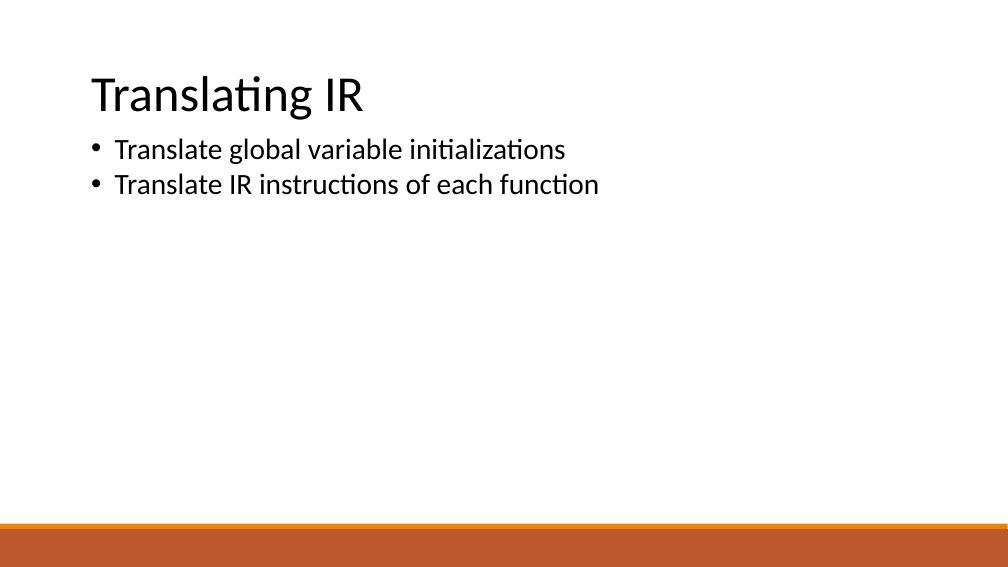
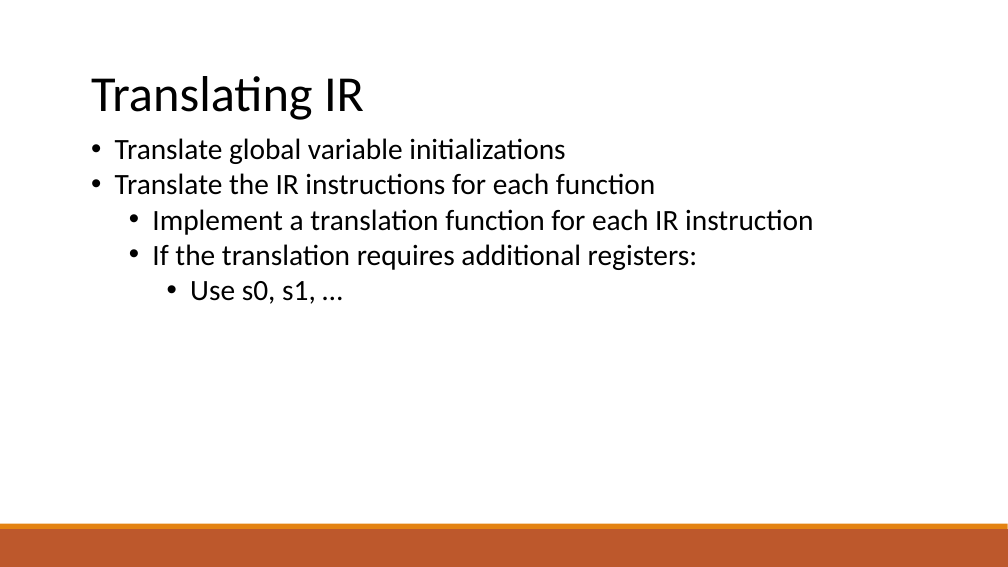
Before and after one commit to raghadzeidan/COMPILATION_TAU_FOR_STUDENTS, a slide deck: slide 32 of new_slides/codegen.pptx. Drawn at 1008x567 pixels with LibreOffice and Linux fonts; fonts in the diff are those of the drawing. Boxes give left, top, right and bottom in pixels: in the first picture for what was removed or moved away, otherwise in the second. Text is boxed around its words. In the diff, an @@ line names an element or a change of style, - is before the commit and + after.

```diff
--- a/new_slides/codegen.pptx
+++ b/new_slides/codegen.pptx
@@ text at bbox=[115, 173, 813, 304]: text changed @@
-• Translate IR instructions of each function
+• Translate the IR instructions for each function
+  • Implement a translation function for each IR instruction
+  • If the translation requires additional registers:
+    • Use s0, s1, …
```
Also in this commit, not shown: 8 other slides changed, 3 slides added, 1 slide removed, 3 other files.
